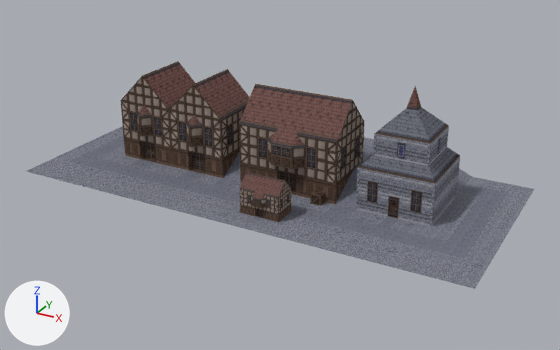
An edit to the Blender file files/blend/village-1.blend, drawn before and after from the same camera.
Both versions are drawn from a 50 mm camera at (20.5, -54.2, 30.5) aimed at (-11.6, 4.2, 1.3). The lights are fixed; the arrows at lower left show +X, +Y and +Z. The older version comes first.

Names of what the first picture shows: 'EntityCube.Home.001', 'EntityTrimesh.Business', 'EntityTrimesh.Home', 'EntityTrimesh.HomeLarge', 'EntityTrimesh.World' and 1 more.
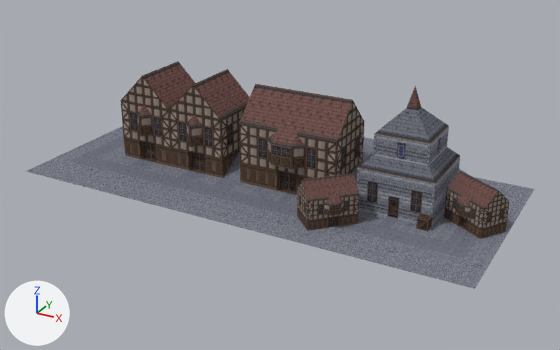
Commit message: Refactor cube center logic for multiple meshes

Patch to the scene script:
```diff
--- a/files/blend/village-1.blend.py
+++ b/files/blend/village-1.blend.py
@@ me_mesh_014 @@
+me_mesh_014.from_pydata(...)  # 24 vertices, 6 faces; spans x -0.5..0.5, y -0.5..0.5, z -0.5..0.5
+me_mesh_014.materials.append(mat_material)
@@ me_mesh_013 @@
+me_mesh_013.from_pydata(...)  # 1152 vertices, 296 faces; spans x -5.0..5.0, y -3.93..4.07, z -4.18..4.82
+me_mesh_013.materials.append(mat_material)
@@ ob_entitycube_home_001 @@
 ob_entitycube_home_001 = bpy.data.objects.new('EntityCube.Home.001', me_mesh_008)
-ob_entitycube_home_001.location = (-10.0, -0.93, 0.0)
-ob_entitycube_home_001.scale = (0.385, 0.385, 0.385)
+ob_entitycube_home_001.location = (-4.61, 0.5, 0.0)
+ob_entitycube_home_001.rotation_euler = (0.0, 0.0, 0.801)  # degrees (0, 0, 46)
+ob_entitycube_home_001.scale = (0.459, 0.459, 0.459)
 _m = ob_entitycube_home_001.modifiers.new('Triangulate', 'TRIANGULATE')
@@ ob_entitycube_crate_002 @@
+ob_entitycube_crate_002 = bpy.data.objects.new('EntityCube.Crate.002', me_mesh_014)
+ob_entitycube_crate_002.location = (3.0, 3.0, 0.5)
+_m = ob_entitycube_crate_002.modifiers.new('Triangulate', 'TRIANGULATE')
+_m = ob_entitycube_crate_002.modifiers.new('Weld', 'WELD')
+_m.merge_threshold = 0.01
+_m.invert_vertex_group = True
@@ ob_entitycube_home_002 @@
+ob_entitycube_home_002 = bpy.data.objects.new('EntityCube.Home.002', me_mesh_013)
+ob_entitycube_home_002.location = (6.55, 5.62, 1.92)
+ob_entitycube_home_002.rotation_euler = (0.0, 0.0, -0.555)  # degrees (0, 0, -32)
+ob_entitycube_home_002.scale = (0.459, 0.459, 0.459)
+_m = ob_entitycube_home_002.modifiers.new('Triangulate', 'TRIANGULATE')
+_m = ob_entitycube_home_002.modifiers.new('Weld', 'WELD')
+_m.merge_threshold = 0.01
+_m.invert_vertex_group = True
```

What differs and where, as boxes (x1, y1, x2, y2) in the pictures (560 x 350 px):
'EntityCube.Home.001', moved, turned, rescaled: before (240, 172, 291, 222); after (297, 173, 360, 231)
'EntityCube.Home.002', added (brown): after (444, 171, 509, 239)
'EntityCube.Crate.002', added: after (416, 213, 432, 231)
